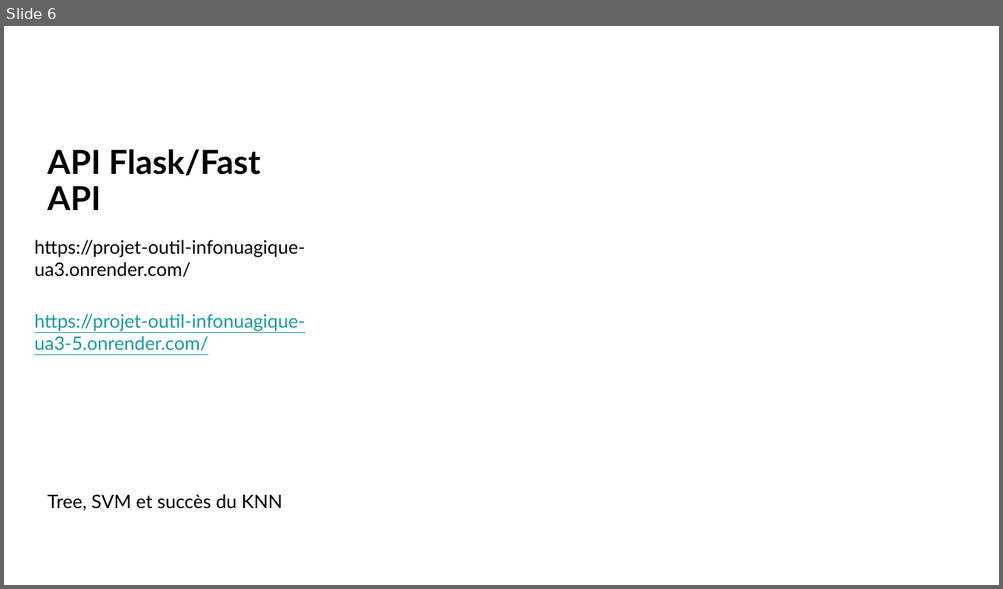
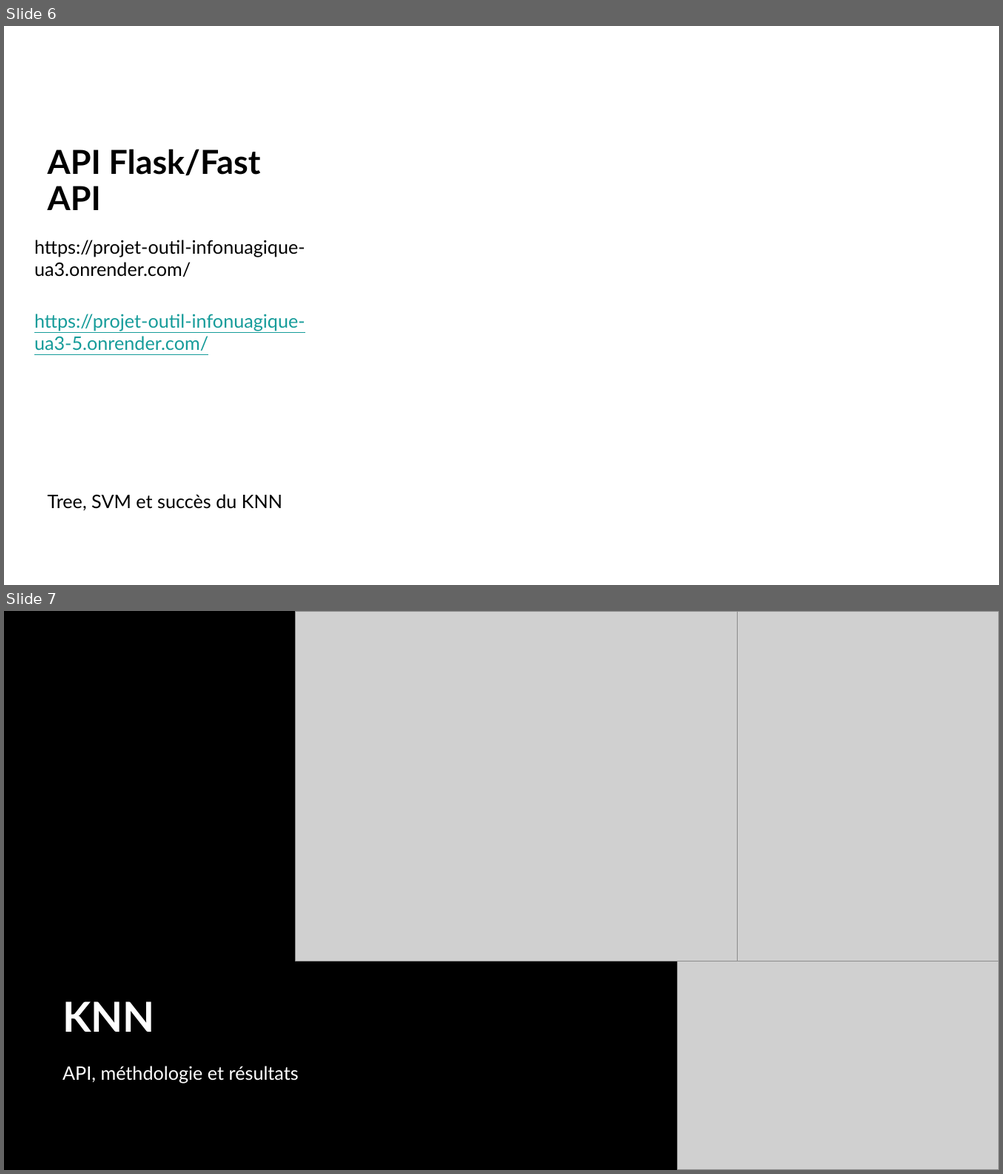
Before and after one commit to seguinx/Movie-Recommendation-System, a slide deck: RecFilmsUA3.pptx. Shown one above the other, each under a label of ours: slide 6 before the commit, slides 6 and 7 after it. The pictures are 1003x589 and 1003x1174 pixels, drawn with LibreOffice and Linux fonts; fonts in the diff are those of the drawing; grey boxes stand for pictures; background and template pictures are left out. Boxes give left, top, right and bottom in pixels: in the first picture for what was removed or moved away, otherwise in the second. Text is boxed around its words. In the diff, an @@ line names an element or a change of style, - is before the commit and + after.

Commit message:
Small changes + pptx

```diff
--- a/RecFilmsUA3.pptx
+++ b/RecFilmsUA3.pptx
@@ slide 7 added at <box>4,611,999,1170</box>, background picture (left out) @@
@@ rectangle added at <box>4,611,686,1170</box>, fill gradient #000000 @@
@@ picture added at <box>296,611,737,962</box> @@
@@ picture added at <box>737,611,999,962</box> @@
@@ picture added at <box>677,962,999,1170</box> @@
@@ title added at <box>62,1002,155,1032</box>, 40 pt, text #FFFFFF, bold @@
+KNN
@@ subtitle added at <box>62,1066,299,1084</box>, 18 pt, text #FFFFFF @@
+API, méthdologie et résultats
```
Also in this commit, not shown: 1 other slide added, 1 other file.
